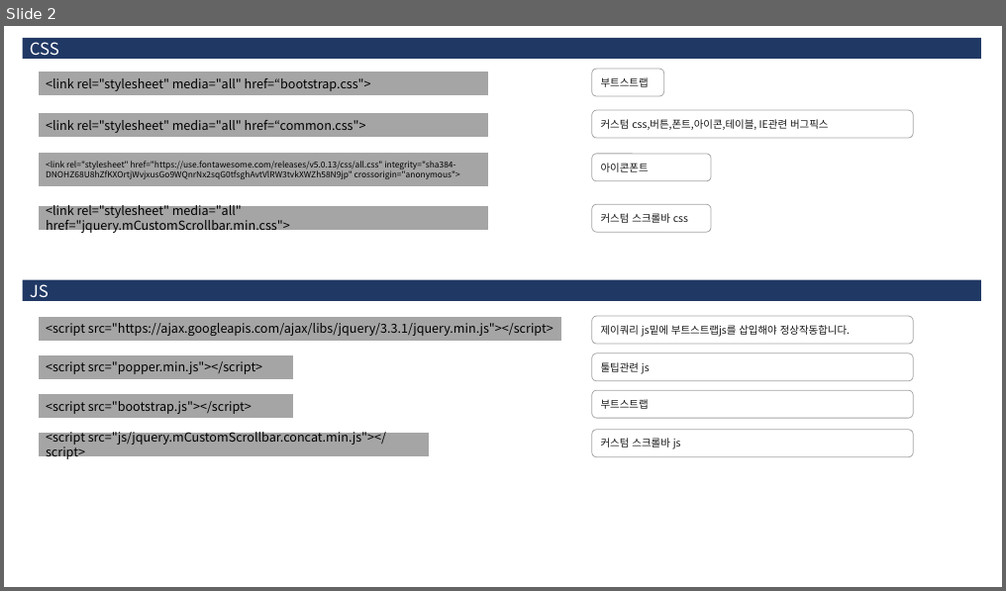
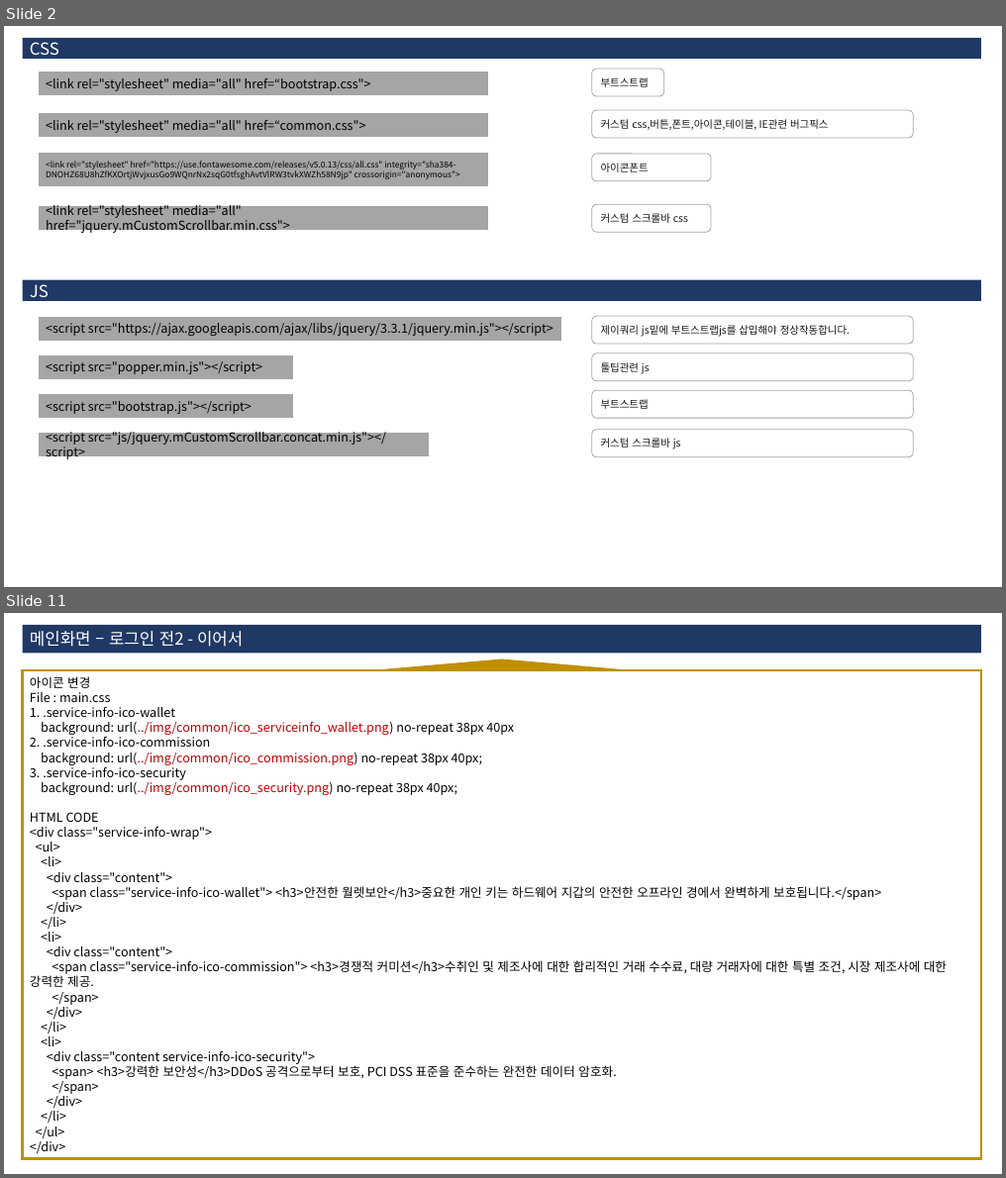
Before and after one commit to 3dwebart/html-publish, a slide deck: web/data/guide.pptx. Shown one above the other, each under a label of ours: slide 2 before the commit, slides 2 and 11 after it; the slides between them are not shown. The pictures are 1006x591 and 1006x1178 pixels, drawn with LibreOffice and Linux fonts; fonts in the diff are those of the drawing. Boxes give left, top, right and bottom in pixels: in the first picture for what was removed or moved away, otherwise in the second. Text is boxed around its words. In the diff, an @@ line names an element or a change of style, - is before the commit and + after.

```diff
--- a/web/data/guide.pptx
+++ b/web/data/guide.pptx
@@ slide 11 added at (4,613,1002,1174), background #FFFFFF @@
@@ rectangle added at (23,625,982,654), fill #203864, 16 pt, text #FFFFFF @@
+메인화면 – 로그인 전2 - 이어서
@@ rectangle added at (23,670,982,1159), fill #FFFFFF, outline #BF9000 2.25 pt, 12 pt, text #000000 @@
+아이콘 변경
+File : main.css
+1. .service-info-ico-wallet
+background: url(../img/common/ico_serviceinfo_wallet.png) no-repeat 38px 40px
+2. .service-info-ico-commission
+background: url(../img/common/ico_commission.png) no-repeat 38px 40px;
+3. .service-info-ico-security
+background: url(../img/common/ico_security.png) no-repeat 38px 40px;
+HTML CODE
+<div class="service-info-wrap">
+<ul>
+<li>
+<div class="content">
+<span class="service-info-ico-wallet"> <h3>안전한 월렛보안</h3>중요한 개인 키는 하드웨어 지갑의 안전한 오프라인 경에서 완벽하게 보호됩니다.</span>
+</div>
+</li>
+<li>
+<div class="content">
+<span class="service-info-ico-commission"> <h3>경쟁적 커미션</h3>수취인 및 제조사에 대한 합리적인 거래 수수료, 대량 거래자에 대한 특별 조건, 시장 제조사에 대한 강력한 제공.
+</span>
+</div>
+</li>
+<li>
+<div class="content service-info-ico-security">
+<span> <h3>강력한 보안성</h3>DDoS 공격으로부터 보호, PCI DSS 표준을 준수하는 완전한 데이터 암호화.
+</span>
+</div>
+</li>
+</ul>
+</div>
@@ triangle added at (371,660,632,670), fill #BF9000 @@
```
Also in this commit, not shown: 5 slides changed, 25 other slides added, 12 slides removed, 14 other files.
